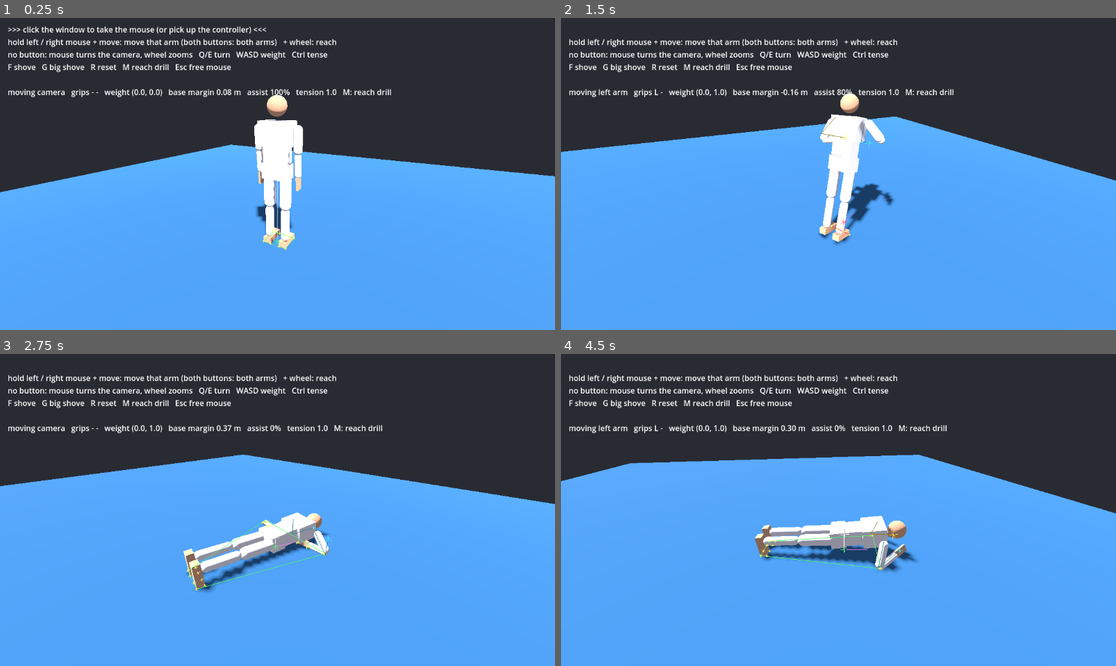
Above: before the commit, frames 1-4 (two rows, left to right).
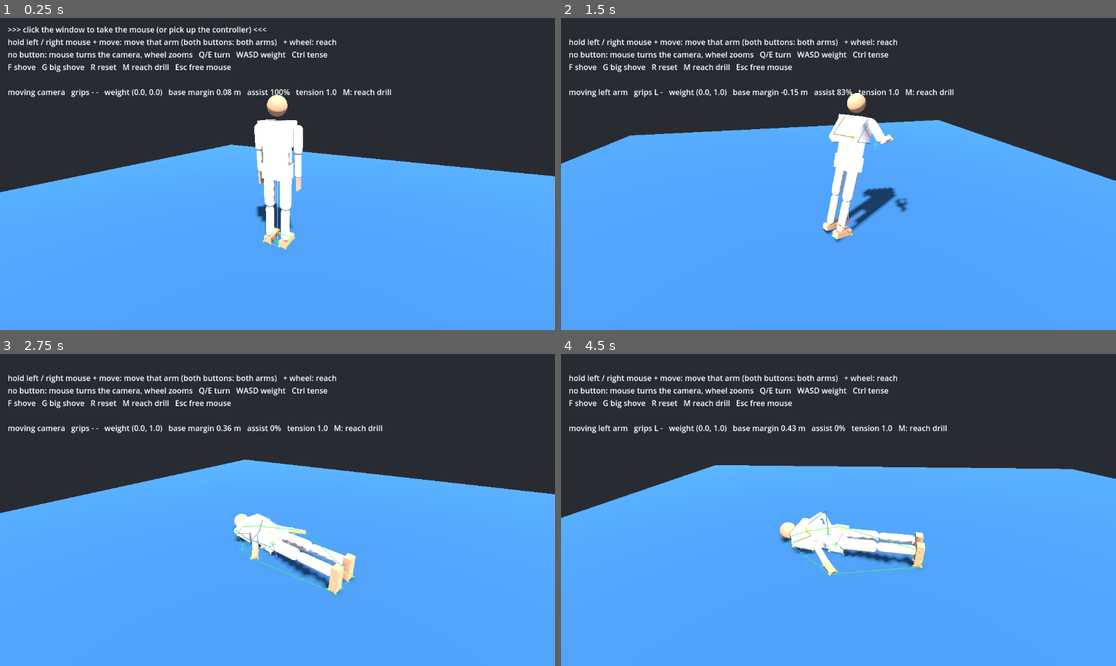
Above: after the commit, the same moments.

Repository: daxtinenichols/grapple
Game: Godot game, scene res://scenes/main.tscn
Same seed, same stepped clock (60 frames per second), same inputs: the game is played once before the commit and once after it.
Inputs (mouse positions are in pixels of both pictures, inside the frame that each line leads up to):
- Up to frame 1 (0.25 s): no input
- Up to frame 2 (1.5 s): tap Enter at 0.5 s; move the mouse to (960, 158) at 0.52 s; hold D (move_right) 0.53-1.28 s; tap F (shove) at 0.6 s; click (960, 158) at 0.67 s; move the mouse to (810, 174) at 1.27 s; hold W (move_forward) from 1.28 s (still down); tap G (big_shove) at 1.35 s; click (810, 174) at 1.42 s
- Up to frame 3 (2.75 s): keep holding W (move_forward); tap F (shove) at 1.55, 2.3 s; move the mouse to (288, 503) at 2.02 s; hold Shift (focus_hips) from 2.03 s (still down); click (288, 503) at 2.17 s
- Up to frame 4 (4.5 s): keep holding W (move_forward); move the mouse to (832, 516) at 2.77 s; release Shift (focus_hips) at 2.78 s; tap Space (focus_legs) at 2.85 s; click (832, 516) at 2.92 s; tap F (shove) at 3.05, 3.6 s; move the mouse to (877, 513) at 3.52 s; click (877, 513) at 3.67 s; move the mouse to (794, 506) at 4.27 s; tap Tab (swap_lead) at 4.35 s; click (794, 506) at 4.42 s

The runs differ from the first frame. In frame 1, less than 0.1% of the frame differs, in the area x 1-100%, y 25-75%; in frame 2, 3.6%; in frame 3, 7.2%; in frame 4, 9.0%, in the area x 0-100%, y 22-72%.

Commit message:
Steady the third-person camera when limbs hit the ground
The camera's yaw came from the hips' facing flattened onto the floor, which is
noise when lying down, so every limb bump swung it. Lying down it now sits
behind the head looking down the body, and focus and yaw go through two
smoothing stages. New test_camera measures frame-to-frame jitter (3.0 to 0.1
deg/tick worst case).

Co-Authored-By: Claude Opus 5.5 <noreply@anthropic.com>
Claude-Session: https://claude.ai/code/session_01Jy71byyDzGvVZNbEXwnjqB

Diff:
--- a/scripts/camera_rig.gd
+++ b/scripts/camera_rig.gd
@@ -34,6 +34,9 @@
 var pitch := 0.3
 var _focus := Vector3(0, 0.9, 0)
 var _snap := true
+var _focus_lag := Vector3(0, 0.9, 0)
+var _yaw_lag := 0.0
+var _last_offset := 0.0
 
 
 func _ready() -> void:
@@ -74,18 +77,45 @@
 		return
 	var pelvis: Vector3 = target.parts.pelvis.get_global_transform_interpolated().origin
 	var want := Vector3(pelvis.x, lerpf(focus_height, pelvis.y, 0.5), pelvis.z)
-	var back := target.heading_basis().z
-	var want_yaw := atan2(back.x, back.z) + yaw_offset
+	var body_yaw := _body_yaw(pelvis)
 	if _snap:
 		_focus = want
-		yaw = want_yaw
+		_focus_lag = want
+		yaw = (body_yaw if not is_nan(body_yaw) else 0.0) + yaw_offset
+		_yaw_lag = yaw
 	else:
-		_focus = _focus.lerp(want, 1.0 - exp(-follow_rate * delta))
-		yaw = lerp_angle(yaw, want_yaw, 1.0 - exp(-turn_rate * delta))
+		# Two smoothing stages in a row, so a body bump turns into a gentle
+		# drift instead of a jolt.
+		var k := 1.0 - exp(-follow_rate * delta)
+		_focus_lag = _focus_lag.lerp(want, k)
+		_focus = _focus.lerp(_focus_lag, k)
+		if not is_nan(body_yaw):
+			var kt := 1.0 - exp(-turn_rate * delta)
+			_yaw_lag = lerp_angle(_yaw_lag, body_yaw + yaw_offset, kt)
+		# The D-pad / mouse yaw_offset still answers quickly.
+		_yaw_lag += yaw_offset - _last_offset
+		_last_offset = yaw_offset
+		yaw = lerp_angle(yaw, _yaw_lag, 1.0 - exp(-turn_rate * 2.0 * delta))
+	_last_offset = yaw_offset
 	_snap = false
 	var dir := Vector3(sin(yaw) * cos(pitch), sin(pitch), cos(yaw) * cos(pitch))
 	global_position = _focus + dir * distance
 	look_at(_focus)
+
+
+## Which way the camera should sit behind, from the fighter's body: the hips'
+## facing when upright; lying down (when that points at the sky or floor), the
+## line from the head down to the hips, so the camera sits behind the head
+## looking down the body. NAN when neither is clear (no change).
+func _body_yaw(pelvis: Vector3) -> float:
+	var fwd: Vector3 = -target.parts.pelvis.get_global_transform_interpolated().basis.z
+	var head: Vector3 = target.parts.head.get_global_transform_interpolated().origin
+	var along := pelvis - head
+	var upright := clampf(fwd.y * fwd.y * 4.0, 0.0, 1.0)  # 0 standing, 1 when facing up or down
+	var d := Vector3(fwd.x, 0, fwd.z).normalized() * (1.0 - upright) + Vector3(along.x, 0, along.z).normalized() * upright
+	if d.length() < 0.3:
+		return NAN
+	return atan2(-d.x, -d.z)
 
 
 func _first_person(delta: float) -> void:
--- /dev/null
+++ b/tests/test_camera.gd
@@ -0,0 +1,72 @@
+extends SceneTree
+
+## Camera steadiness: lying on the ground working the legs (limbs bumping the
+## floor) must not shake the third-person camera.
+
+var failures := 0
+
+
+func _initialize() -> void:
+	_run()
+
+
+func _run() -> void:
+	var main: Node3D = load("res://scenes/main.tscn").instantiate()
+	root.add_child(main)
+	await physics_frame
+	var f: Fighter = main.fighter
+	var cam: CameraRig = main.cam
+	var pad: PadInput = main.pad
+	main.player.set_physics_process(false)
+	pad.set_physics_process(false)
+	cam.first_person = false
+	var dt := 1.0 / Engine.physics_ticks_per_second
+	for i in 60:
+		await physics_frame
+	f.shove(Vector3(0, 0, 220))
+	var none: Array[Vector2] = [Vector2.ZERO, Vector2.ZERO]
+	pad.mode = PadInput.Mode.LEGS
+	for k in 360:
+		pad.drive(none, dt)
+		await physics_frame
+	# Work the legs for 4 s and watch how much the camera turns from frame to frame.
+	var prev := cam.global_basis
+	var prev_pos := cam.global_position
+	var prev_w := Vector3.ZERO
+	var prev_v := Vector3.ZERO
+	var worst := 0.0
+	var total := 0.0
+	var moved := 0.0
+	var n := 0
+	for rep in 4:
+		for s in [Vector2(1, 0), Vector2(0, 1), Vector2(-1, 0), Vector2(0, -1)]:
+			var st: Array[Vector2] = [s, -s]
+			for k in 30:
+				pad.drive(st, dt)
+				await physics_frame
+				await process_frame
+				# Shake = how much the camera's turn and travel change from one
+				# tick to the next (steady motion is fine).
+				var q := prev.get_rotation_quaternion().inverse() * cam.global_basis.get_rotation_quaternion()
+				var w := q.get_axis() * rad_to_deg(q.get_angle()) if q.get_angle() > 1e-6 else Vector3.ZERO
+				var v := cam.global_position - prev_pos
+				var a := (w - prev_w).length() + rad_to_deg((v - prev_v).length() / 2.4)
+				prev_w = w
+				prev_v = v
+				worst = maxf(worst, a)
+				total += a * a
+				moved += v.length()
+				n += 1
+				prev = cam.global_basis
+				prev_pos = cam.global_position
+	var rms := sqrt(total / n)
+	_check("camera turns smoothly while the legs bump the ground", worst < 0.5 and rms < 0.1,
+		"jitter worst %.3f deg/tick, rms %.3f, travelled %.2f m" % [worst, rms, moved])
+	print("FAILURES: ", failures)
+	quit(failures)
+
+
+func _check(label: String, ok: bool, detail: String) -> void:
+	print(("PASS " if ok else "FAIL ") + label + "  (" + detail + ")")
+	if not ok:
+		failures += 1
Not shown, added: tests/test_camera.gd.uid
